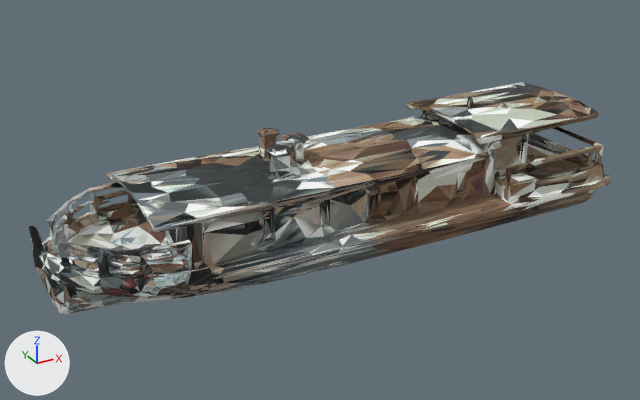
Before and after pictures for a commit that changed the glTF model docs/viewer/scenes/paris/models/category_mesh_boat_1.glb.
The view is the same before and after, from a 50 mm lens placed at (-0.735, -1.187, 0.584), pointed at (-0.082, -0.001, -0.009). Every picture has the same lights, and +X, +Y and +Z are marked at lower left. The picture after the commit comes second. Vertices at exactly the same position are counted once.

The first picture shows 'category_mesh_boat_1'.
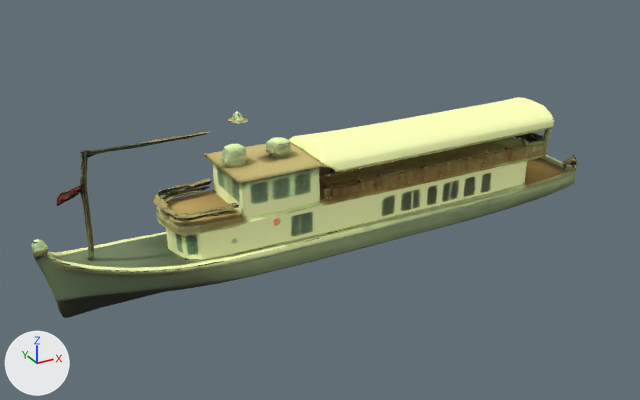
Boxes [x1, y1, x2, y2] around the edits, measured in the pictures (640 x 400 px):
'category_mesh_boat_1', recoloured, reshaped (6% narrower)
    before: [29, 82, 611, 314]
    after: [31, 97, 577, 318]
part 1 of me_category_mesh_boat_1, rebuilt (6% narrower)
    before: [29, 82, 611, 314]
    after: [31, 97, 577, 318]
part 2 of me_category_mesh_boat_1, deleted
    before: [37, 97, 473, 273]
part 3 of me_category_mesh_boat_1, added
    after: [57, 111, 573, 260]

The change, as a diff of the scene's bpy script:
```diff
--- a/docs/viewer/scenes/paris/models/category_mesh_boat_1.glb.py
+++ b/docs/viewer/scenes/paris/models/category_mesh_boat_1.glb.py
@@ mat_material_0 @@
 n1 = _N.new('ShaderNodeOutputMaterial'); n1.name = 'Material Output'
+n3 = _N.new('ShaderNodeMix'); n3.name = 'Mix'
+n3.data_type = 'RGBA'
+n3.blend_type = 'MULTIPLY'
+n3.inputs[0].default_value = 1.0  # 'Factor'
+n3.inputs[7].default_value = (1.091, 1.156, 0.552, 1.0)  # 'B', beige #ffffc4
 n2 = _N.new('ShaderNodeTexImage'); n2.name = 'Image Texture'
@@ mat_material_0 @@
 n0 = _N.new('ShaderNodeBsdfPrincipled'); n0.name = 'Principled BSDF'
 _L.new(n0.outputs[0], n1.inputs[0])  # 'BSDF' to 'Surface'
-_L.new(n2.outputs[0], n0.inputs[0])  # 'Color' to 'Base Color'
+_L.new(n3.outputs[2], n0.inputs[0])  # 'Result' to 'Base Color'
+_L.new(n2.outputs[0], n3.inputs[6])  # 'Color' to 'A'
@@ me_category_mesh_boat_1 @@
 # used by ob_category_mesh_boat_1; location = (0.0, 0.0, 0.0)
-me_category_mesh_boat_1.from_pydata(...)  # 5252 vertices, 8000 faces; spans x -0.549..0.451, y -0.148..0.148, z -0.109..0.125
+me_category_mesh_boat_1.from_pydata(...)  # 5303 vertices, 8000 faces; spans x -0.549..0.451, y -0.07..0.075, z -0.111..0.169
+# me_category_mesh_boat_1 part 1: the loose piece of 5110 vertices spanning x -0.549..0.451, y -0.148..0.148, z -0.109..0.118 is rebuilt with 4687 vertices and now spans x -0.549..0.451, y -0.07..0.075, z -0.111..0.115
+# me_category_mesh_boat_1 part 2: 11 loose pieces with 139 vertices, spanning x -0.549..0.402, y -0.111..0.128, z -0.024..0.125, are deleted
+# me_category_mesh_boat_1 part 3: 613 vertices added at x -0.508..0.441, y -0.063..0.068, z -0.039..0.169
+# other edits to the shape of me_category_mesh_boat_1 do not show in these pictures
 me_category_mesh_boat_1.materials.append(mat_material_0)
```
